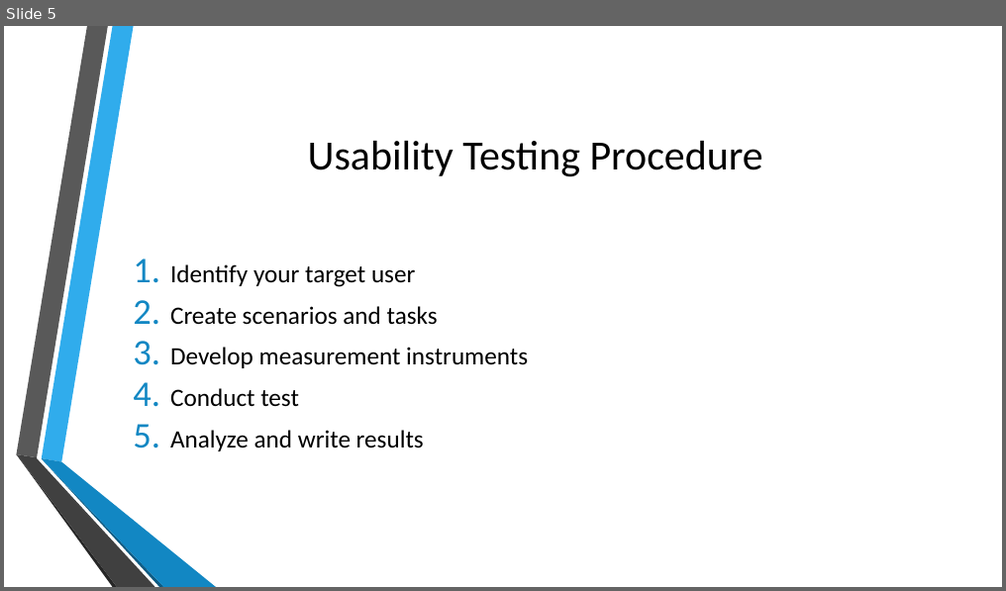
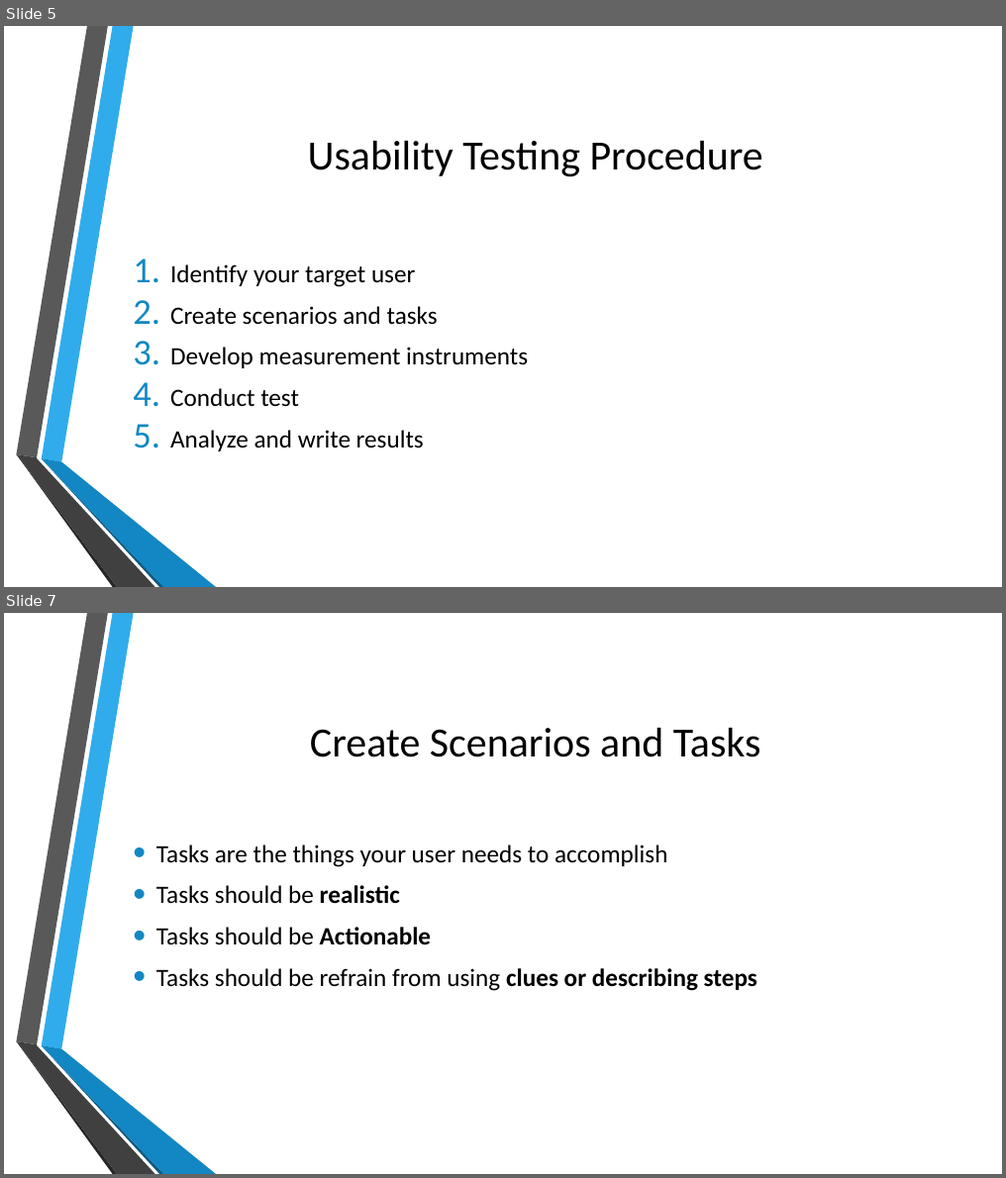
Before and after one commit to doctorlam/tecm4180, a slide deck: readings/usability.pptx. Shown one above the other, each under a label of ours: slide 5 before the commit, slides 5 and 7 after it; the slides between them are not shown. The pictures are 1006x591 and 1006x1178 pixels, drawn with LibreOffice and Linux fonts; fonts in the diff are those of the drawing; background and template pictures are left out. Boxes give left, top, right and bottom in pixels: in the first picture for what was removed or moved away, otherwise in the second. Text is boxed around its words. In the diff, an @@ line names an element or a change of style, - is before the commit and + after.

```diff
--- a/readings/usability.pptx
+++ b/readings/usability.pptx
@@ slide 7 added at <box>4,613,1002,1174</box>, background picture (left out); not listed: 6 template elements that a slide beside it also shows @@
@@ title added at <box>310,728,761,758</box>, 40 pt, text #000000 @@
+Create Scenarios and Tasks
@@ text added at <box>156,845,757,991</box>, 24 pt, text #000000 @@
+• Tasks are the things your user needs to accomplish
+• Tasks should be realistic
+• Tasks should be Actionable
+• Tasks should be refrain from using clues or describing steps
```
Also in this commit, not shown: 2 slides changed, 12 other slides added, 7 other files.
